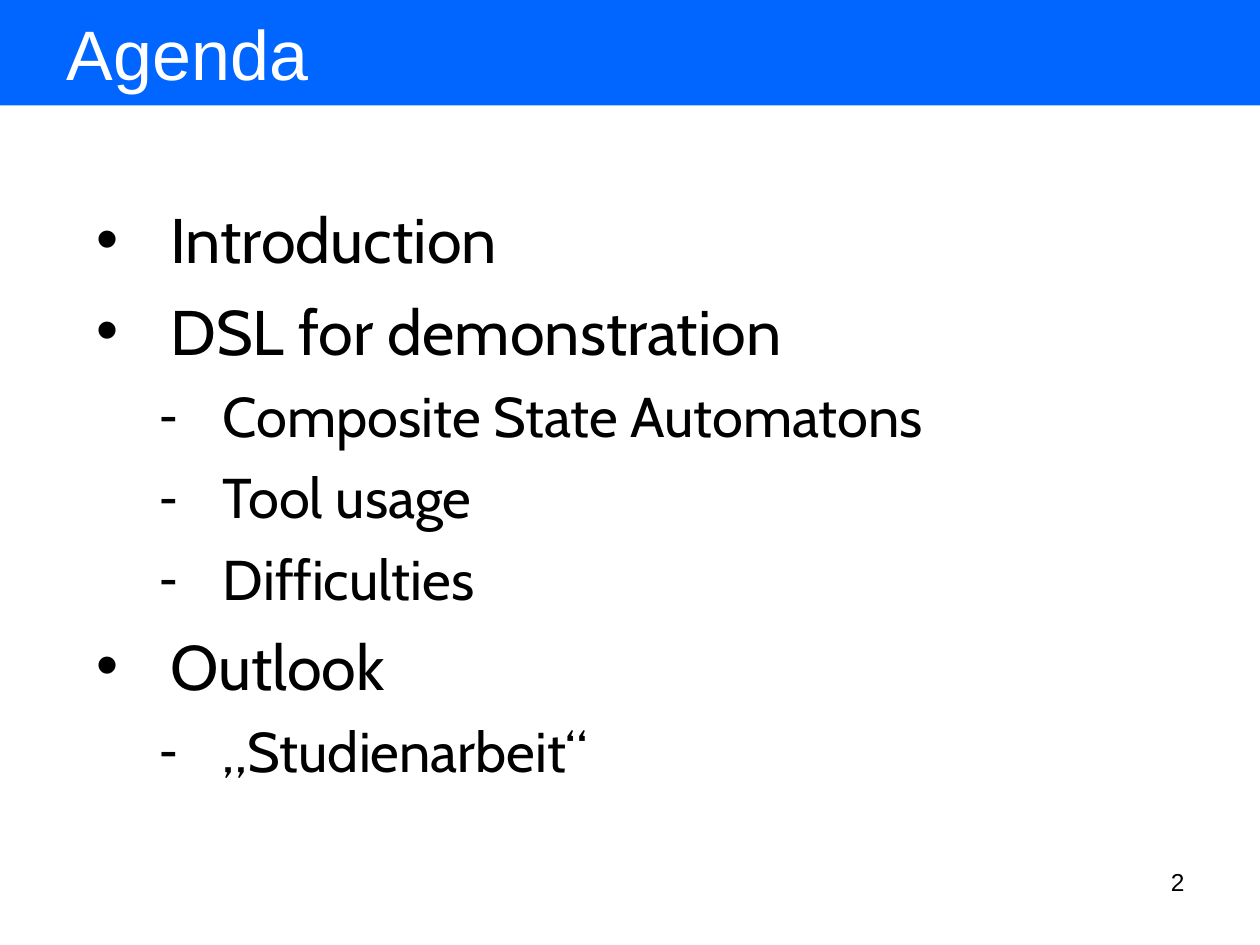
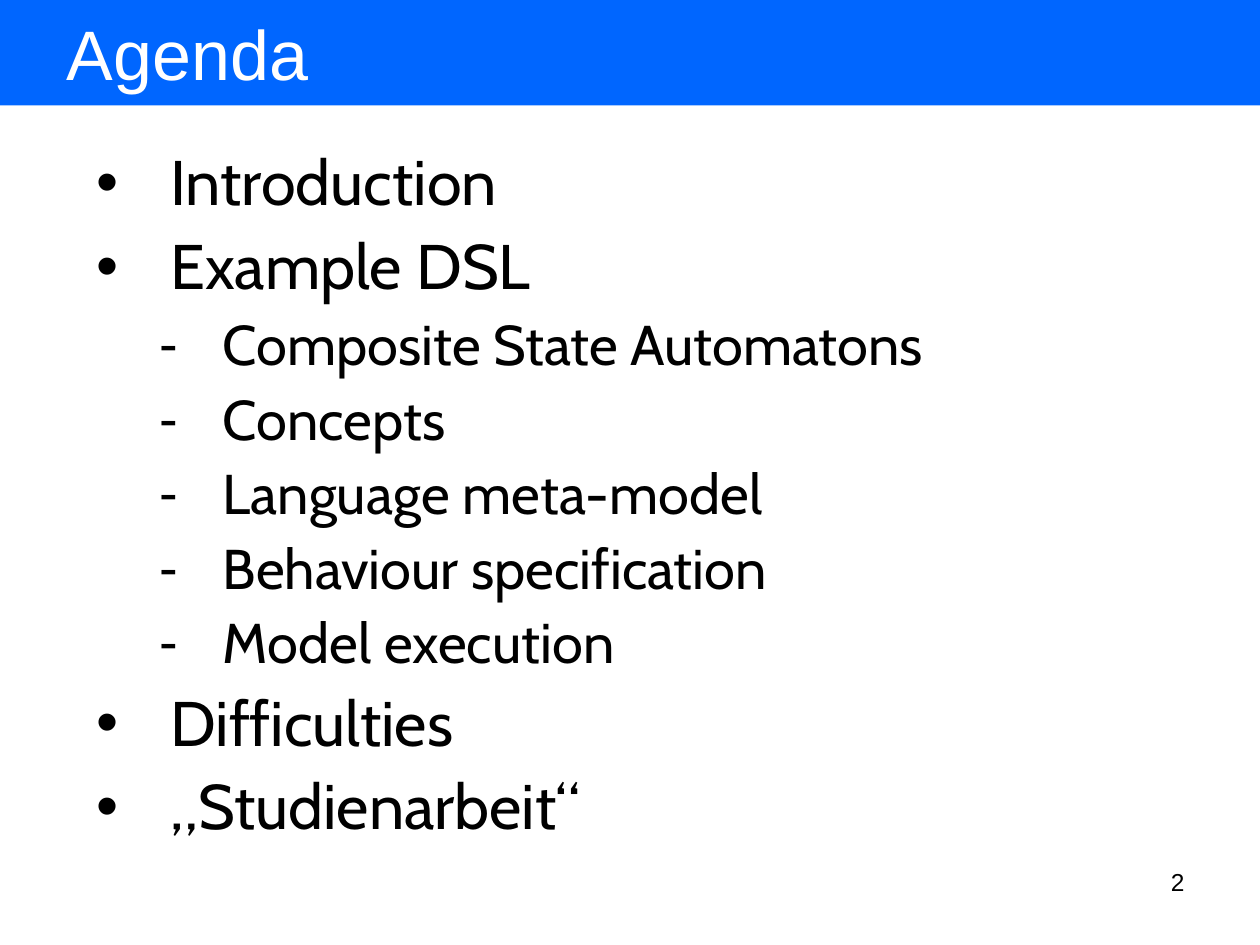
Before and after one commit to BackupTheBerlios/amof2-svn, a slide deck: slide 2 of trunk/hub.sam.stateautomaton/resources/presentation/using our tools for model driven language development.ppt. Drawn at 1260x945 pixels with LibreOffice and Linux fonts; fonts in the diff are those of the drawing. Boxes give left, top, right and bottom in pixels: in the first picture for what was removed or moved away, otherwise in the second. Text is boxed around its words. In the diff, an @@ line names an element or a change of style, - is before the commit and + after.

```diff
--- a/trunk/hub.sam.stateautomaton/resources/presentation/using our tools for model driven language development.ppt
+++ b/trunk/hub.sam.stateautomaton/resources/presentation/using our tools for model driven language development.ppt
@@ text at (170,157,923,836): size 32 to 36 pt in "Difficulties", "„Studienarbeit“"; line spacing 1 to 0.9; bullet - to •; list level 2 to 1 in "Difficulties"; list level 2 to 1 in "„Studienarbeit“" @@
@@ text at (170,241,530,304): text changed @@
-• DSL for demonstration
+• Example DSL
@@ text at (223,400,766,664): text changed @@
-  – Tool usage
+  – Concepts
+  – Language meta-model
+  – Behaviour specification
+  – Model execution
@@ text at (170,642,384,691): paragraph removed @@
-• Outlook
```
Also in this commit, not shown: 14 other slides changed, 2 slides added, 4 slides removed, 19 other files.
